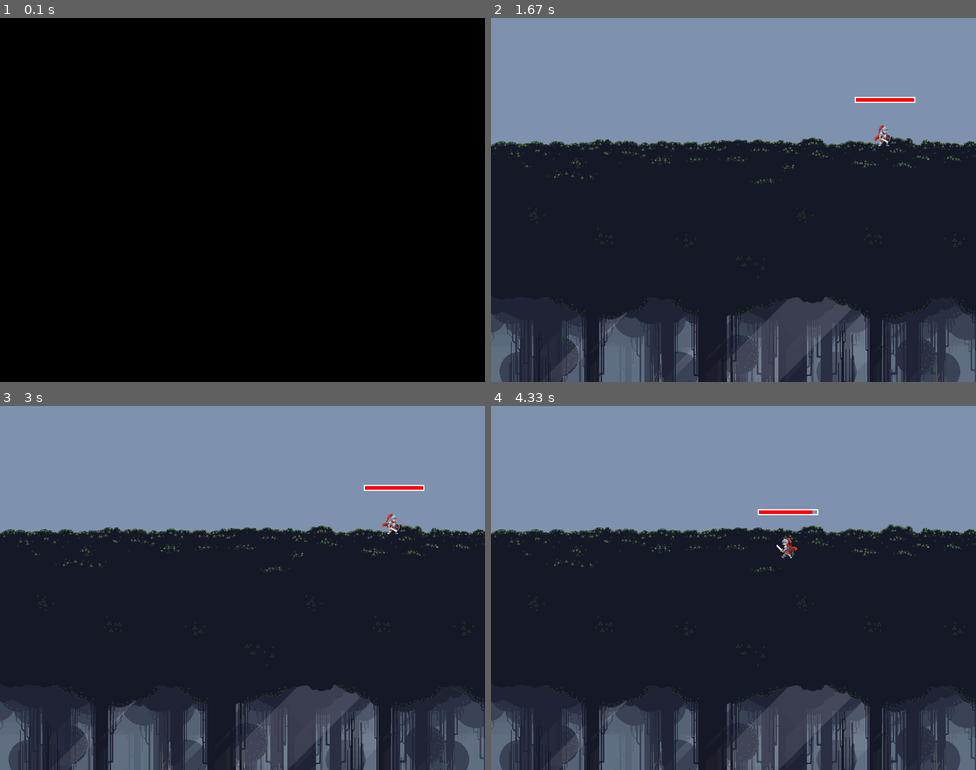
Above: before the commit, frames 1-4 (two rows, left to right).
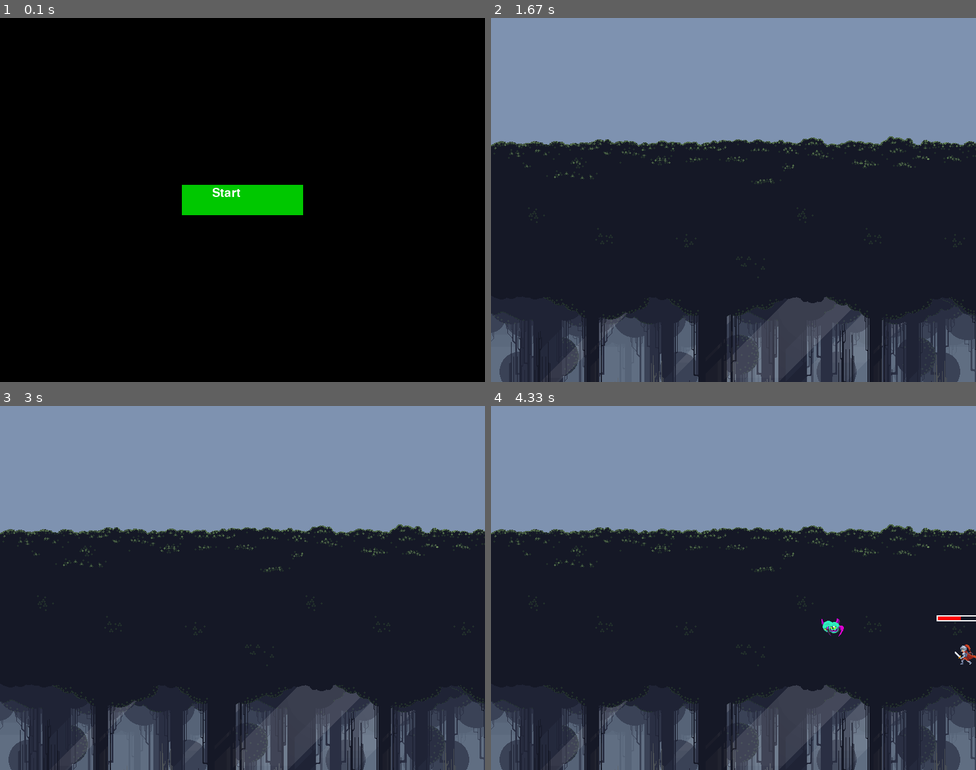
Above: after the commit, the same moments.

Repository: Semi-Bicer/Pygame_hack_and_slash
Game: pygame game, started from pygame_hack&slash/firstGame.py
Two runs of this game, one before a commit and one after it. Both use one fixed random seed, a clock stepped at 60 frames per second and the inputs below.
Inputs (mouse positions are in pixels of both pictures, inside the frame that each line leads up to):
- Up to frame 1 (0.1 s): no input
- Up to frame 2 (1.67 s): click "Start" at 0.38 s; hold V 0.67-1.13 s; hold D 0.67-1.13 s; move the mouse to (714, 214) at 0.7 s; hold Shift 1.17-1.63 s; hold D 1.17-1.63 s; tap Space at 1.23, 1.53 s
- Up to frame 3 (3 s): no input
- Up to frame 4 (4.33 s): hold A 3.17-3.7 s; tap Space at 3.23, 3.53, 3.8, 4.13 s; hold S 3.73-4.03 s; tap V at 3.88 s; hold A from 4.07 s (still down)

The runs differ from the first frame. In frame 1, 2.1% of the frame differs, in the area x 37-63%, y 45-55%; in frame 2, 0.3%; in frame 3, 0.3%; in frame 4, 0.6%.

Commit message:
Character movement optimization

Diff:
--- a/pygame_hack&slash/character.py
+++ b/pygame_hack&slash/character.py
@@ -31,13 +31,13 @@
     return frames
 
 # Load animation frames
-walkRight = load_sprite_sheet(os.path.join("assets","Knight","Sprites","without_outline", "WALK.png"), 96, 80, 8)
+walkRight = load_sprite_sheet(os.path.join("pygame_hack&slash" ,"assets","Knight","Sprites","without_outline", "WALK.png"), 96, 80, 8)
 walkLeft = [pygame.transform.flip(frame, True, False) for frame in walkRight]
-charIdle = load_sprite_sheet(os.path.join("assets","Knight","Sprites","without_outline", "IDLE.png"), 96, 80, 7)
+charIdle = load_sprite_sheet(os.path.join("pygame_hack&slash","assets","Knight","Sprites","without_outline", "IDLE.png"), 96, 80, 7)
 flipCharIdle = [pygame.transform.flip(frame, True, False) for frame in charIdle]
 
 # Load enemy sprites
-enemyFly = load_individual_sprites(os.path.join("assets", "Knight", "Sprites", "EnemyFly"))
+enemyFly = load_individual_sprites(os.path.join("pygame_hack&slash","assets", "Knight", "Sprites", "EnemyFly"))
 
 def draw_health_bar(surface, x, y, health, maxHealth):
     barWidth = 100
--- a/pygame_hack&slash/firstGame.py
+++ b/pygame_hack&slash/firstGame.py
@@ -1,6 +1,7 @@
 import pygame
 import os
-
+from character import Player, enemyFly
+import constants
 
 pygame.init()
 
@@ -11,23 +12,9 @@
 
 pygame.display.set_caption("First")
 
-# player variables
-x = 200
-y = 150
-width = 10
-height = 10
-vel = 20
-dashVel = 40
-health = 100
-maxHealth = 100
-## rotation of the player
-left = False
-right = False
-leftIdle = False
-rightIdle = False
-walkCount = 0
-idleCount = 0
-
+#######
+# Define necessary functions
+#######
 game_active = False
 
 font = pygame.font.SysFont("comicsans", 30)
@@ -39,72 +26,81 @@
     win.blit(text, (btn_rect.x + 50, btn_rect.y + 4))
     return btn_rect
 
-def draw_health_bar(surface, x ,y,health, maxHealth ):
-    barWidth = 100
-    barHeight = 10
-    fill = (health / maxHealth) * barWidth
-    border_rect = pygame.Rect(x, y -20, barWidth, barHeight)
-    fill_rect = pygame.Rect(x, y -20, fill, barHeight)
-    pygame.draw.rect(surface, (255, 0, 0), fill_rect)
-    pygame.draw.rect(surface, (255, 255, 255), border_rect, 2)
+# draw_health_bar is now imported from character.py
 
 
-def load_sprite_sheet(sheet_path, sprite_width, sprite_height, num_sprites):
-    sheet = pygame.image.load(sheet_path)
-    frames = []
-    for i in range(num_sprites):
-        frame = sheet.subsurface((i * sprite_width, 0, sprite_width, sprite_height))
-        frames.append(frame)
-    return frames
+# Load background image
+bg = pygame.image.load(os.path.join("pygame_hack&slash","assets", "PixelArtForest", "Preview", "Background.png"))
 
-# laod animation frames
-walkRight = load_sprite_sheet(os.path.join("assets","Knight","Sprites","without_outline", "WALK.png"), 96, 80, 8) # load the sprite sheet and get the frames
-walkLeft = [pygame.transform.flip(frame, True, False) for frame in walkRight] # flip the image to make it look like left
-charIdle = load_sprite_sheet(os.path.join("assets","Knight","Sprites","without_outline", "IDLE.png"), 96, 80, 7)
-flipCharIdle = [pygame.transform.flip(frame, True, False) for frame in charIdle] # bunu ekleme sebebimiz normal idle animasyonunda karakter sağa bakıyor ama solda bakması lazım o yüzden bunu ekledik
-bg = pygame.image.load(os.path.join("assets", "PixelArtForest", "Preview", "Background.png"))
-
-isDashing = False
-dashMultiplier = 10
 
 def redrawGameWindow():
-    global walkCount
-    global idleCount
     #win.fill((0,0,0)) # this will fill the screen with black color
     win.blit(bg, (0, 0))
-    # draw the player
-    if walkCount + 1 >= len(walkRight):
-        walkCount = 0
-    if idleCount + 1 >= len(charIdle):
-        idleCount = 0
-    if left:
-        win.blit(walkLeft[walkCount], (x, y))
-        walkCount = (walkCount + 1) % len(walkLeft)
-    elif right:
-        win.blit(walkRight[walkCount], (x, y))
-        walkCount = (walkCount + 1) % len(walkRight)
-    else:
-        if leftIdle:
-            win.blit(flipCharIdle[idleCount], (x, y))
-            idleCount = (idleCount + 1) % len(flipCharIdle)
+
+    # Draw the player character
+    Character.draw(win, font)
+
+    # Bullets
+    for bullet in bullets:
+        # Move the bullet based on its facing direction
+        bullet.x += (bullet.vel * bullet.facing)
+
+        # Remove bullets that go off-screen
+        if bullet.x > screenWidth or bullet.x < 0:
+            bullets.pop(bullets.index(bullet))
         else:
-            win.blit(charIdle[idleCount], (x, y))
-            idleCount = (idleCount + 1) % len(charIdle)
-
-
-    draw_health_bar(win, x, y, health, maxHealth)
-
-    if health <= 0:
-        gameOverText = font.render("GAME OVER", True, (255, 255, 255))
-        win.blit(gameOverText, ((screenWidth // 2 -gameOverText.get_width() // 2) , 300))
-
+            bullet.draw(win)
 
     pygame.display.update()
 
-#main loop
+
+###
+# Projectile class
+###
+class Projectile(object):
+    def __init__(self, x, y, width, height, facing, vel):
+        self.x = x
+        self.y = y
+        self.width = width
+        self.height = height
+        self.vel = vel
+        self.facing = facing  # 1 for right, -1 for left
+        self.frameCount = 0
+        self.sprites = enemyFly
+
+    def draw(self, win):
+        # Animate the projectile using the enemyFly sprites
+        if self.frameCount >= len(self.sprites):
+            self.frameCount = 0
+
+
+        current_sprite = self.sprites[self.frameCount]
+
+        # If facing left, flip the sprite
+        if self.facing == 1:
+            current_sprite = pygame.transform.flip(current_sprite, True, False)
+
+        win.blit(current_sprite, (self.x, self.y))
+
+        # Update the frame count for animation
+        self.frameCount = (self.frameCount + 1) % len(self.sprites)
+
+
+#create clock for maintaning frame rate
+clock = pygame.time.Clock()
+
+
+
+#####################################################################################
+# this is the main loop of the game
+#####################################################################################
+Character = Player(screenWidth//2, screenHeight//2, 64, 64, screenWidth, screenHeight)
+bullets = []
 run = True
 while run:
-    pygame.time.delay(100)
+    #control frame rate
+    clock.tick(constants.FPS)
+
     # events means keyboard click or mouse movements or even keyboard movements
     for event in pygame.event.get():
         if event.type ==  pygame.QUIT:
@@ -114,63 +110,45 @@
             if draw_start_button().collidepoint(mousePos):
                 game_active = True
 
+
     if not game_active:
         win.fill((0, 0, 0))
         draw_start_button()
         pygame.display.update()
         continue
 
+    # Game over text is now handled in Character.draw()
+
 
 
     keys = pygame.key.get_pressed()
+    Character.move(keys)
 
-    if keys[pygame.K_a] and x > vel: # left
-        x -= vel
-        left = True
-        right = False
-    elif keys[pygame.K_d] and x < (screenWidth - width -vel) : # right
-        x += vel
-        right = True
-        left = False
-    else:
-        if left == True:
-            leftIdle = True
-            rightIdle = False
-        if right == True:
-            rightIdle = True
-            leftIdle = False
-        left = False
-        right = False
-        walkCount = 0
-    #else:
-        # start the idle animation
+    # Shoot projectiles (limited to 5 at a time)
+    if keys[pygame.K_v] and len(bullets) < 5:
+        # Determine facing direction based on player state
+        facing = -1 if Character.leftIdle or Character.left else 1
 
-    if keys[pygame.K_w] and y > vel: # up
-        y -= vel
-    if keys[pygame.K_s] and y < (screenHeight - height -vel): # down
-        y += vel
-    if keys[pygame.K_LSHIFT]: # our game will be top-down so no need for restriction during dash
-        isDashing = True
-        print("dashed")
-        left = False
-        right = False
-        walkCount = 0
+        # Get sprite dimensions (using the first enemyFly sprite)
+        sprite_width = enemyFly[0].get_width()
+        sprite_height = enemyFly[0].get_height()
+
+        # Create a new projectile at front of the player
+        # remember player location is on the top left of sprite sheet
+        if facing == 1:
+            bullet_x = Character.x + Character.width
+        else:
+            bullet_x = Character.x - sprite_width
+
+        bullet_y = Character.y + Character.height // 2 - sprite_height // 2
+
+        bullets.append(Projectile(bullet_x, bullet_y, sprite_width, sprite_height, facing, 10))
 
 
-    if (isDashing):
-        if keys[pygame.K_a]:
-            x -= dashVel
-        if keys[pygame.K_d]:
-            x += dashVel
-        if keys[pygame.K_w]:
-            y -= dashVel
-        if keys[pygame.K_s]:
-            y += dashVel
-        isDashing = False
 
-    if keys[pygame.K_SPACE] and health > 0:
-            health -= 10
-            pygame.time.delay(100)
+    # Add a small delay when taking damage with space key
+    if keys[pygame.K_SPACE] and Character.health > 0:
+        pygame.time.delay(100)
 
 
 
